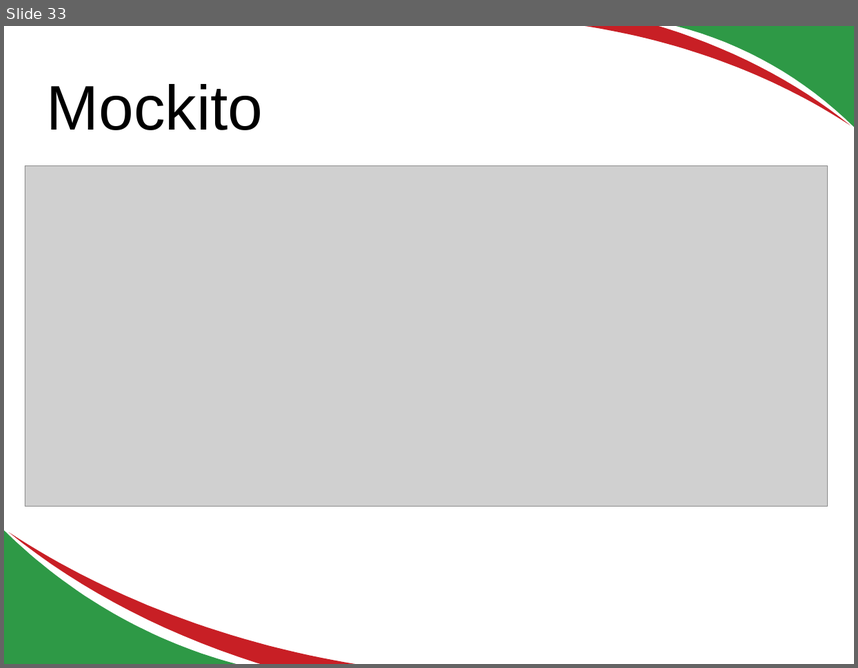
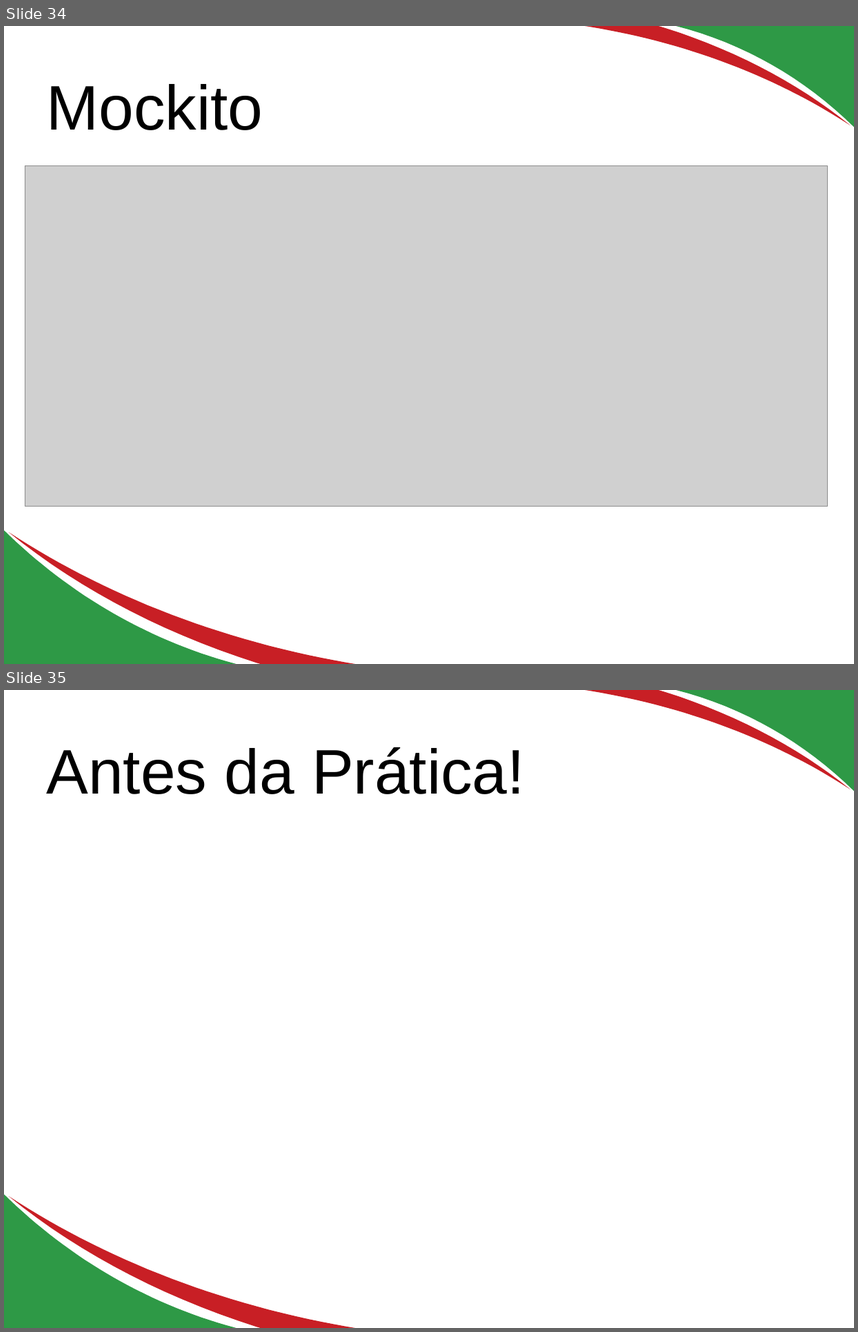
Before and after one commit to edusantana/testes-em-java-parte1, a slide deck: docs/Testes em java.odp. Shown one above the other, each under a label of ours: slide 33 before the commit, slides 34 and 35 after it. The pictures are 858x668 and 858x1332 pixels, drawn with LibreOffice and Linux fonts; fonts in the diff are those of the drawing; grey boxes stand for pictures. Boxes give left, top, right and bottom in pixels: in the first picture for what was removed or moved away, otherwise in the second. Text is boxed around its words. In the diff, an @@ line names an element or a change of style, - is before the commit and + after.

```diff
--- a/docs/Testes em java.odp
+++ b/docs/Testes em java.odp
@@ slide 35 added at (4, 690, 854, 1328), background #FFFFFF; not listed: 4 template elements that a slide beside it also shows @@
@@ title added at (47, 747, 525, 794), 58.7 pt, text #000000 @@
+Antes da Prática!
@@ what was slide 33 is now slide 34 @@
```
Also in this commit, not shown: 3 slides changed, 10 other slides added, 1 slide removed, 3 other files.
